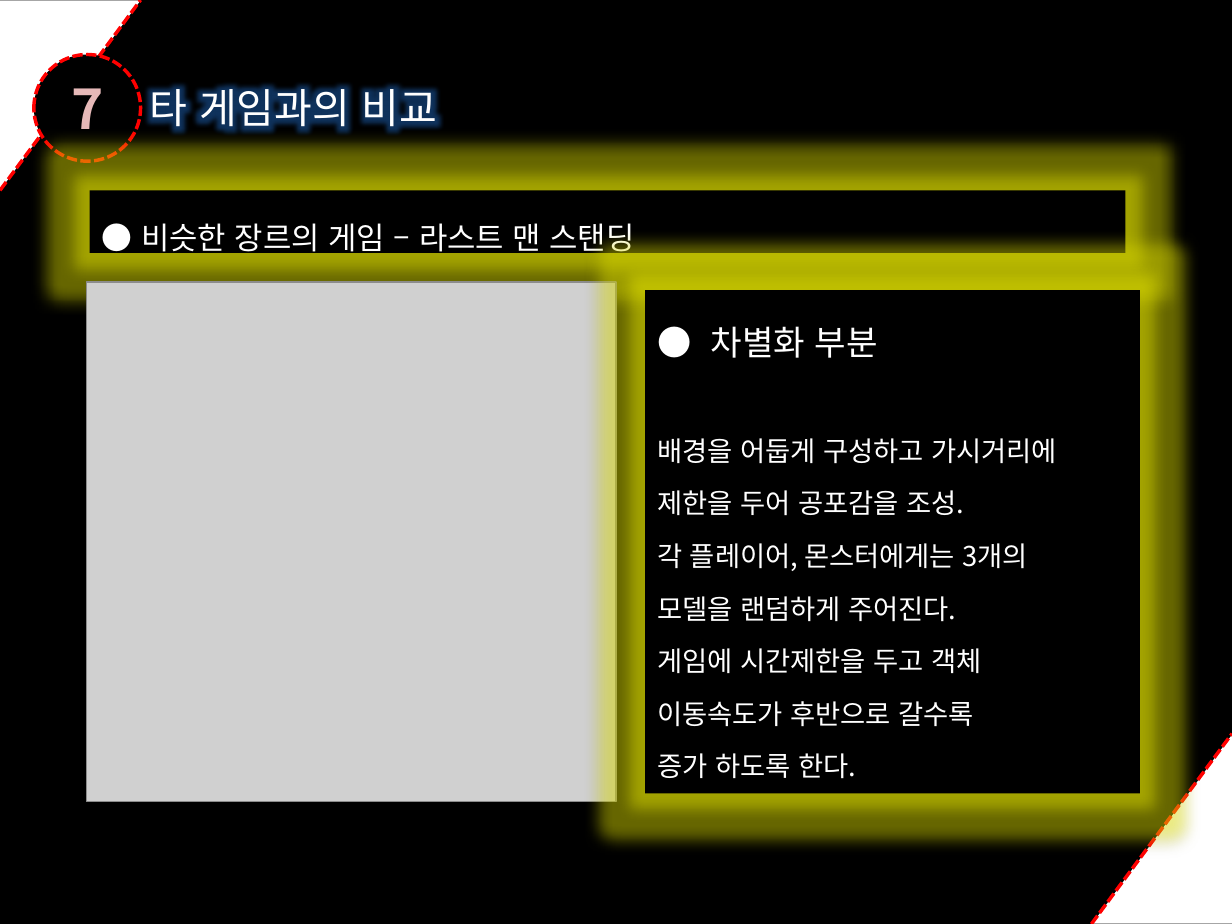
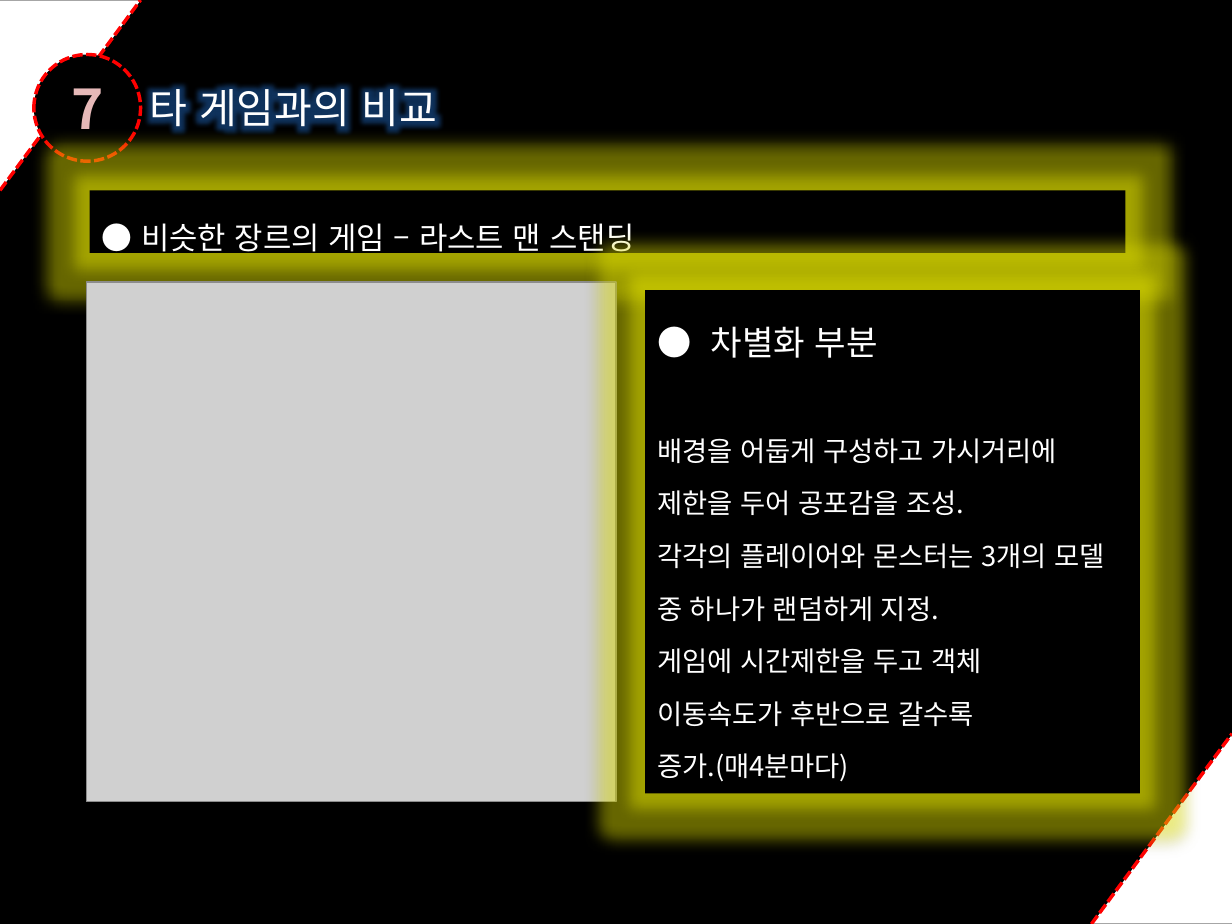
Before and after one commit to dygks910910/Darkness, a slide deck: slide 13 of 졸업작품 제안서(박요한,민두홍,정재훈).pptx (slide 14 before the commit). Drawn at 1232x924 pixels with LibreOffice and Linux fonts; fonts in the diff are those of the drawing; grey boxes stand for pictures. Boxes give left, top, right and bottom in pixels: in the first picture for what was removed or moved away, otherwise in the second. Text is boxed around its words. In the diff, an @@ line names an element or a change of style, - is before the commit and + after.

```diff
--- a/졸업작품 제안서(박요한,민두홍,정재훈).pptx
+++ b/졸업작품 제안서(박요한,민두홍,정재훈).pptx
@@ text in rectangle at bbox=[657, 543, 1105, 621]: text changed @@
-각 플레이어, 몬스터에게는 3개의
-모델을 랜덤하게 주어진다.
+각각의 플레이어와 몬스터는 3개의 모델 중 하나가 랜덤하게 지정.
@@ text in rectangle at bbox=[657, 753, 849, 782]: text changed @@
-증가 하도록 한다.
+증가.(매4분마다)
```
Also in this commit, not shown: 4 other slides changed, 1 slide removed.
